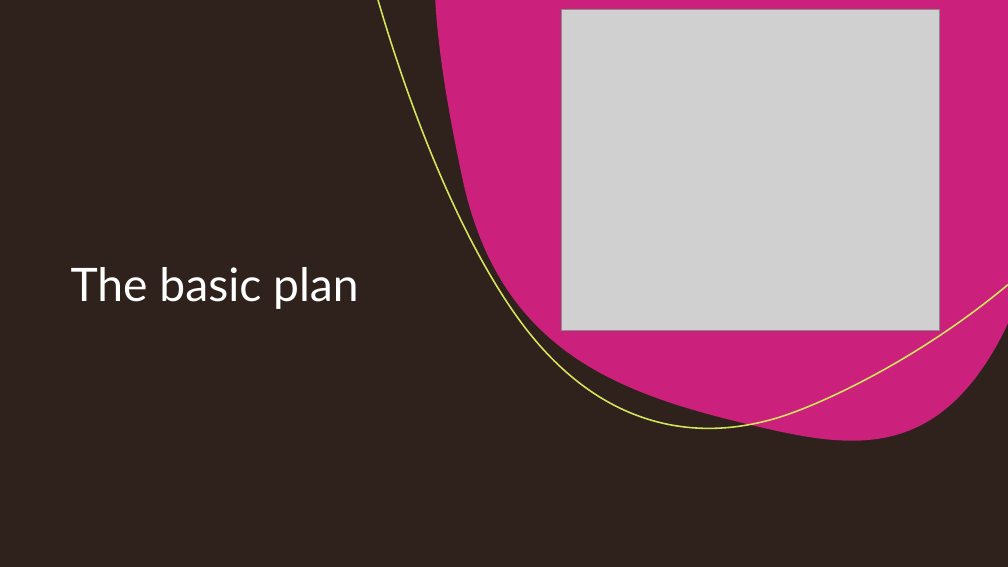
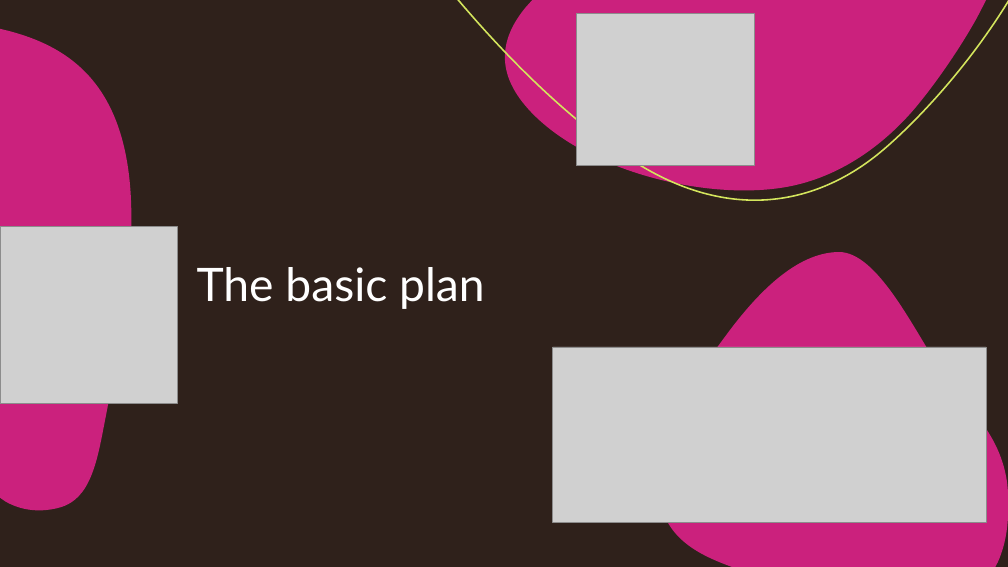
Before and after one commit to CursingThomas/ROBOT_GROUP2, a slide deck: slide 6 of Documentation/Presentations/Demo9May.pptx (slide 4 before the commit). Drawn at 1008x567 pixels with LibreOffice and Linux fonts; fonts in the diff are those of the drawing; grey boxes stand for pictures. Boxes give left, top, right and bottom in pixels: in the first picture for what was removed or moved away, otherwise in the second. Text is boxed around its words. In the diff, an @@ line names an element or a change of style, - is before the commit and + after.

Commit message:
presentation added

```diff
--- a/Documentation/Presentations/Demo9May.pptx
+++ b/Documentation/Presentations/Demo9May.pptx
@@ freeform shape added at (0,27,206,525), fill #CB217D @@
@@ freeform shape at (454,0,1008,288): rotation 270 to 248 degrees; outline redrawn @@
@@ freeform shape at (492,0,986,218): rotation 0 to 96 degrees; outline redrawn @@
@@ picture removed at (561,10,939,331) @@
@@ picture added at (576,13,754,166) @@
@@ title "The basic plan": place and size @@
-title "The basic plan" at (71,267,359,309)
+title "The basic plan" at (197,267,485,309)
@@ picture added at (0,226,177,403) @@
@@ freeform shape added at (659,252,1008,567), fill #CB217D @@
@@ picture added at (553,347,986,523) @@
```
Also in this commit, not shown: 3 slides added.
